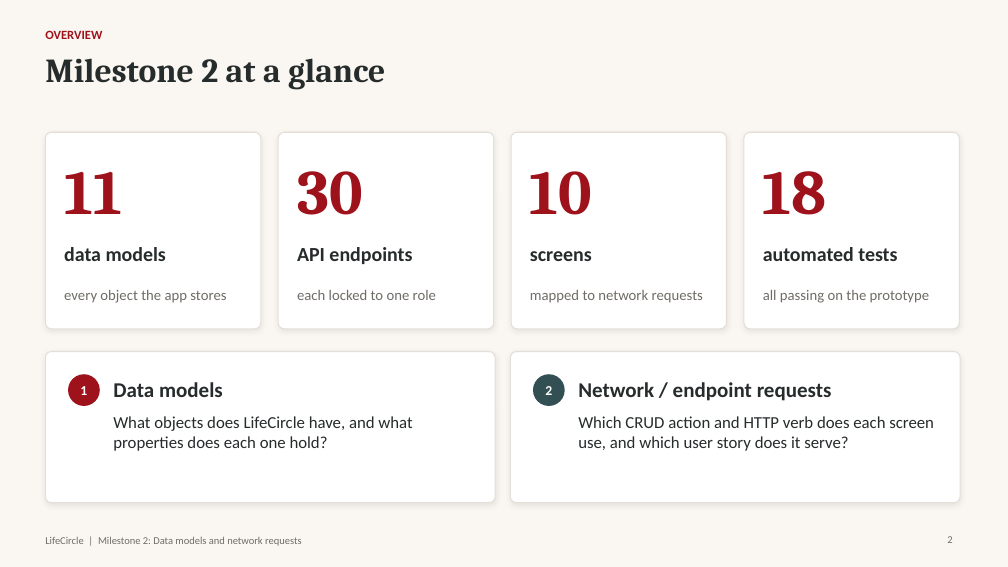
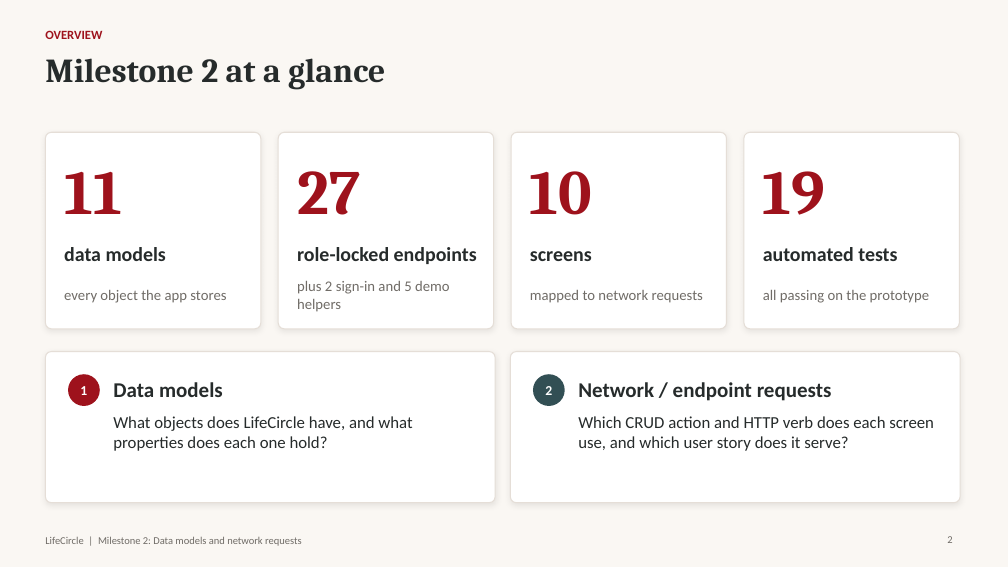
Before and after one commit to mayankbhambhu/LifeCircle-CAPSTONE-PROJECT-, a slide deck: slide 2 of docs/presentations/LifeCircle_Milestone2.pptx. Drawn at 1008x567 pixels with LibreOffice and Linux fonts; fonts in the diff are those of the drawing. Boxes give left, top, right and bottom in pixels: in the first picture for what was removed or moved away, otherwise in the second. Text is boxed around its words. In the diff, an @@ line names an element or a change of style, - is before the commit and + after.

```diff
--- a/docs/presentations/LifeCircle_Milestone2.pptx
+++ b/docs/presentations/LifeCircle_Milestone2.pptx
@@ text at bbox=[297, 171, 360, 215]: text changed @@
-30
+27
@@ text at bbox=[763, 171, 826, 215]: text changed @@
-18
+19
@@ text at bbox=[297, 247, 477, 264]: text changed @@
-API endpoints
+role-locked endpoints
@@ text at bbox=[297, 281, 450, 312]: text changed @@
-each locked to one role
+plus 2 sign-in and 5 demo helpers
```
Also in this commit, not shown: 4 other slides changed, 2 slides added, 1 slide removed, 13 other files.
